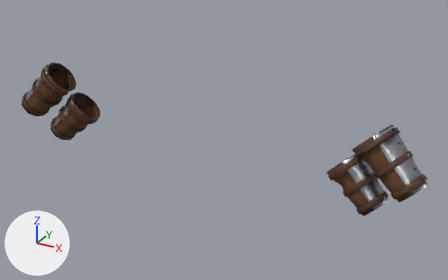
Two versions of the glTF model packages/wanderworld/assets/models/outfit-bracers.glb, one commit apart.
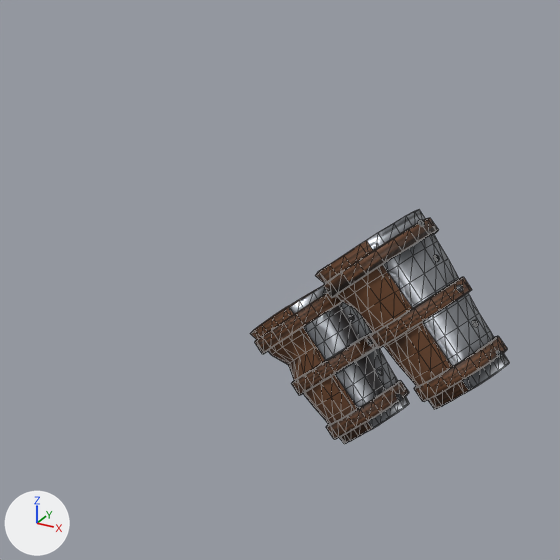
The first picture shows the older version from a 50 mm camera at (0.782, -1.313, 1.75) aimed at (0.062, -0.005, 1.096). The close-ups show the older and then the newer version on the part from 51% to 100% of the width and 15% to 94% of the height of that picture. Only the edits that show in the close-ups are written down. The lights are fixed; the arrows at lower left show +X, +Y and +Z. The close-ups show mesh edges as thin lines. Vertices at exactly the same position are counted once.

Objects in the first close-up: 'female', 'male'.
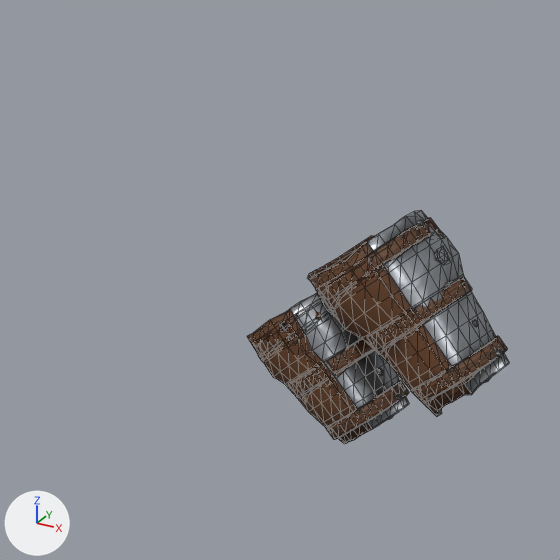
The change, as JSON lines over the scene's bpy script:
```json
{"block": "me_female", "where": "# used by ob_female; location = (0.0, 0.0, 0.0)"}
{"op": "remove", "block": "me_female", "code": "me_female.from_pydata(...)  # 1378 vertices, 2348 faces; spans x -0.507..0.507, y -0.075..0.033, z 0.999..1.148"}
{"op": "add", "block": "me_female", "code": "me_female.from_pydata(...)  # 1378 vertices, 2348 faces; spans x -0.507..0.507, y -0.075..0.036, z 0.996..1.148"}
{"block": "me_female", "change": "me_female part 1: 459 of 1378 vertices moved; they spanned x 0.355..0.493, y -0.07..0.033, z 0.999..1.148 and now span x 0.354..0.494, y -0.071..0.035, z 0.996..1.148; mean shift (0.001, -0.001, -0.002); largest move (0.399, -0.04, 1.067) -> (0.389, -0.054, 1.056)"}
{"block": "me_female", "change": "me_female part 2: 1465 kept faces spanning x -0.507..0.507, y -0.075..0.036, z 0.996..1.148 get new texture (UV) coordinates"}
{"block": "me_female", "change": "other edits to the shape of me_female do not show in these pictures"}
{"block": "me_male", "where": "# used by ob_male; location = (0.0, 0.0, 0.0)"}
{"op": "remove", "block": "me_male", "code": "me_male.from_pydata(...)  # 1378 vertices, 2348 faces; spans x -0.591..0.591, y -0.097..0.017, z 1.067..1.233"}
{"op": "add", "block": "me_male", "code": "me_male.from_pydata(...)  # 1378 vertices, 2348 faces; spans x -0.591..0.591, y -0.097..0.026, z 1.065..1.233"}
{"block": "me_male", "change": "me_male part 3: 460 of 1378 vertices moved; they spanned x 0.419..0.582, y -0.095..0.017, z 1.069..1.231 and now span x 0.41..0.583, y -0.095..0.026, z 1.068..1.23; mean shift (0.0, 0.001, -0.003); largest move (0.447, -0.026, 1.152) -> (0.464, -0.029, 1.121)"}
{"block": "me_male", "change": "me_male part 4: 1930 kept faces spanning x -0.591..0.591, y -0.097..0.026, z 1.065..1.233 get new texture (UV) coordinates"}
{"block": "me_male", "change": "other edits to the shape of me_male do not show in these pictures"}
```

Pixel boxes (x1, y1, x2, y2) of what changed, in the close-ups (560 x 560 px; the box of a moved part takes in the faces that stretch with it):
```json
{"object": "male", "change": "reshaped", "before": [315, 209, 509, 409], "after": [308, 210, 509, 417]}
{"object": "female", "change": "reshaped", "before": [250, 286, 409, 444], "after": [247, 292, 409, 444]}
{"part": 1, "of": "me_female", "change": "moved or reshaped", "before": [250, 286, 398, 444], "after": [247, 292, 400, 444]}
{"part": 2, "of": "me_female", "change": "surface changed", "before": [254, 334, 409, 439], "after": [254, 334, 409, 439]}
{"part": 3, "of": "me_male", "change": "moved or reshaped", "before": [315, 209, 506, 409], "after": [308, 210, 506, 417]}
{"part": 4, "of": "me_male", "change": "surface changed", "before": [315, 209, 505, 409], "after": [309, 210, 505, 417]}
```
